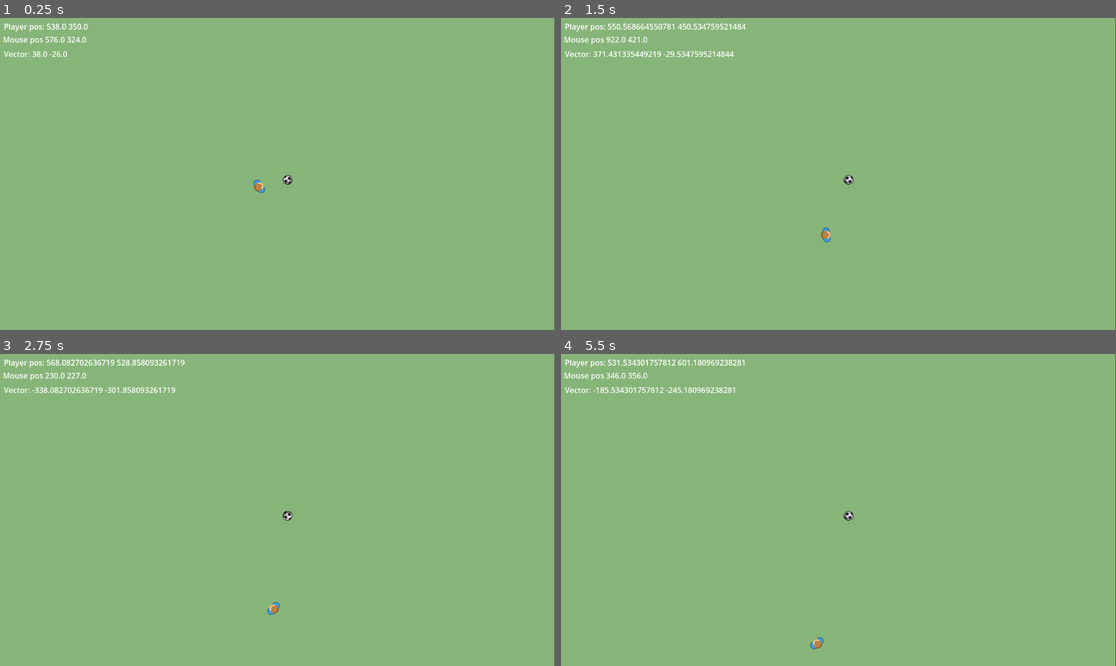
Above: before the commit, frames 1-4 (two rows, left to right).
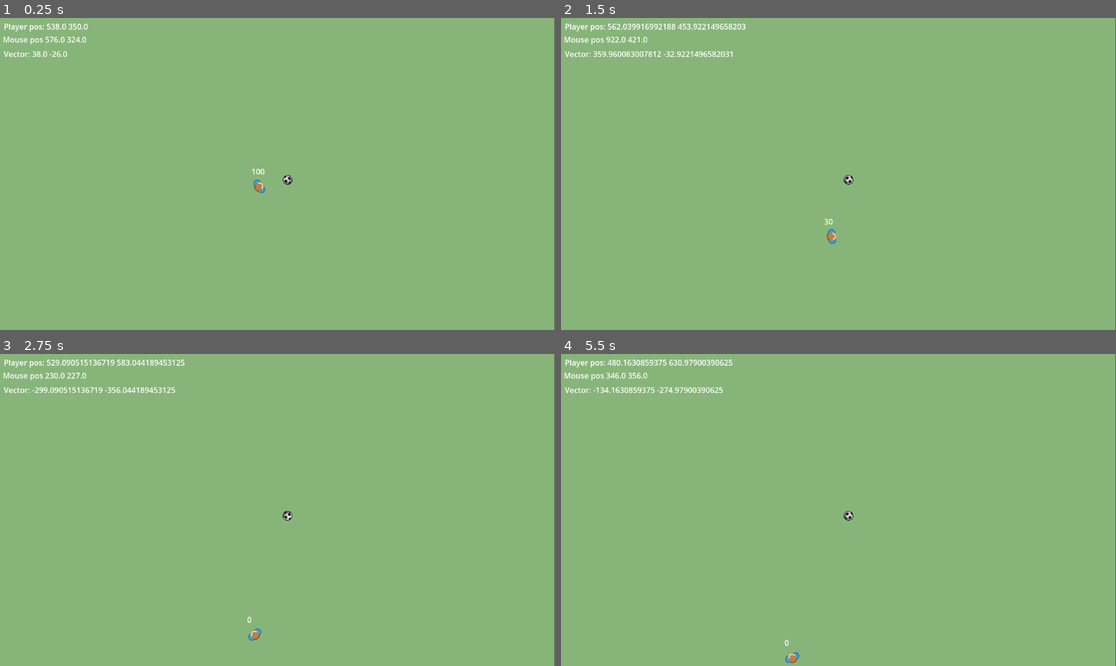
Above: after the commit, the same moments.

Repository: Jahimees/yardball
Game: Godot game, scene res://game/player/test_field.tscn
Same seed, same stepped clock (60 frames per second), same inputs: the game is played once before the commit and once after it. This scene is started directly instead of the project's main scene.
Inputs (mouse positions are in pixels of both pictures, inside the frame that each line leads up to):
- Up to frame 1 (0.25 s): no input
- Up to frame 2 (1.5 s): tap Enter at 0.5 s; move the mouse to (810, 236) at 0.52 s; hold Shift (sprint, bound only after the commit) 0.53-1.28 s; hold W (move_forward) from 0.53 s (still down); move the mouse to (1005, 220) at 1.27 s; tap Shift (sprint, bound only after the commit) at 1.35 s
- Up to frame 3 (2.75 s): move the mouse to (111, 463) at 2.02 s; release W (move_forward) at 2.03 s; hold A (move_left) from 2.03 s (still down); hold Shift (sprint, bound only after the commit) from 2.03 s (still down)
- Up to frame 4 (5.5 s): move the mouse to (866, 510) at 2.77 s; release Shift (sprint, bound only after the commit) at 2.78 s; tap Shift (sprint, bound only after the commit) at 2.85, 4.35 s; move the mouse to (755, 432) at 3.52 s; release A (move_left) at 3.53 s; hold S (move_back) 3.53-4.28 s; hold Shift (sprint, bound only after the commit) 3.53-4.28 s; move the mouse to (960, 494) at 4.27 s; hold D (move_right) 4.28-5.03 s; move the mouse to (727, 525) at 5.02 s; hold W (move_forward) from 5.03 s (still down); hold Shift (sprint, bound only after the commit) from 5.03 s (still down)

The runs differ from the first frame. In frame 1, less than 0.1% of the frame differs, in the area x 45-48%, y 48-51%; in frame 2, 0.5%; in frame 3, 0.5%; in frame 4, 0.6%, in the area x 7-48%, y 1-100%.

Commit message:
Player sprint added

Diff:
--- a/game/player/player.gd
+++ b/game/player/player.gd
@@ -2,18 +2,23 @@
 
 class_name Player
 
-const SPEED = 150.0
-const JUMP_VELOCITY = -400.0
+var speed = 150.0
+var stamina = 100
 
 @onready var player_sprite = $AnimatedSprite2D
 
 var collision_body
 var is_ball_pushed
 
+var can_reduce_stamina: bool = true
+var can_add_stamina: bool = true
+var add_cooldown_active: bool = false
+
 func _physics_process(delta: float) -> void:
 	velocity = Vector2(0, 0)
 
 	var direction = (get_global_mouse_position() - self.global_position).normalized()
+	sprint()
 	move(direction)
 
 	if collision_body is Ball and !is_ball_pushed:
@@ -24,22 +29,63 @@
 
 	move_and_slide()
 
+func sprint():
+	if Input.is_action_pressed("sprint") and stamina > 0:
+		speed = 300
+
+		if can_reduce_stamina:
+			reduce_stamina()
+
+	else:
+		speed = 150
+
+		if (stamina == 0 and !add_cooldown_active):
+			activate_restore_cooldown()
+
+		if (stamina < 100):
+			if (can_add_stamina):
+				add_stamina()
+
+	$StaminaLabel.text = str(stamina)
+
+func reduce_stamina():
+	stamina -= 10
+	can_reduce_stamina = false
+	get_tree().create_timer(0.1).timeout.connect(func():
+		can_reduce_stamina = true)
+
+func add_stamina():
+	stamina += 10
+	can_add_stamina = false
+
+	get_tree().create_timer(0.3).timeout.connect(func():
+		can_add_stamina = true
+		)
+
+func activate_restore_cooldown():
+	add_cooldown_active = true
+	can_add_stamina = false
+	get_tree().create_timer(2).timeout.connect(func():
+		add_cooldown_active = false
+		add_stamina()
+		)
+
 func move(direction: Vector2):
 	var run_angle = 90
 	player_sprite.rotate(player_sprite.get_angle_to(get_global_mouse_position()))
 
 	if Input.is_action_pressed("move_forward"):
 		run_angle = 45
-		velocity = direction * SPEED
+		velocity = direction * speed
 	elif Input.is_action_pressed("move_back"):
 		run_angle = -45
 		direction = -1 * direction
-		velocity = direction * SPEED
+		velocity = direction * speed
 
 	if Input.is_action_pressed("move_left"):
-		velocity = direction.rotated(deg_to_rad(-run_angle)) * SPEED
+		velocity = direction.rotated(deg_to_rad(-run_angle)) * speed
 	elif Input.is_action_pressed("move_right"):
-		velocity = direction.rotated(deg_to_rad(run_angle)) * SPEED
+		velocity = direction.rotated(deg_to_rad(run_angle)) * speed
 
 
 func _on_collision_area_body_entered(body: Node2D) -> void:
--- a/game/player/player.tscn
+++ b/game/player/player.tscn
@@ -36,5 +36,12 @@
 [node name="CollisionShape2D" type="CollisionShape2D" parent="."]
 shape = SubResource("CapsuleShape2D_b2mth")
 
+[node name="StaminaLabel" type="Label" parent="."]
+offset_left = -16.0
+offset_top = -43.0
+offset_right = 24.0
+offset_bottom = -20.0
+text = "100"
+
 [connection signal="body_entered" from="CollisionArea" to="." method="_on_collision_area_body_entered"]
 [connection signal="body_exited" from="CollisionArea" to="." method="_on_collision_area_body_exited"]
--- a/project.godot
+++ b/project.godot
@@ -37,6 +37,11 @@
 "events": [Object(InputEventKey,"resource_local_to_scene":false,"resource_name":"","device":-1,"window_id":0,"alt_press …(192 unchanged characters)…
 ]
 }
+sprint={
+"deadzone": 0.2,
+"events": [Object(InputEventKey,"resource_local_to_scene":false,"resource_name":"","device":0,"window_id":0,"alt_pressed":false,"shift_pressed":false,"ctrl_pressed":false,"meta_pressed":false,"pressed":false,"keycode":0,"physical_keycode":4194325,"key_label":0,"unicode":0,"location":0,"echo":false,"script":null)
+]
+}
 
 [layer_names]
 
